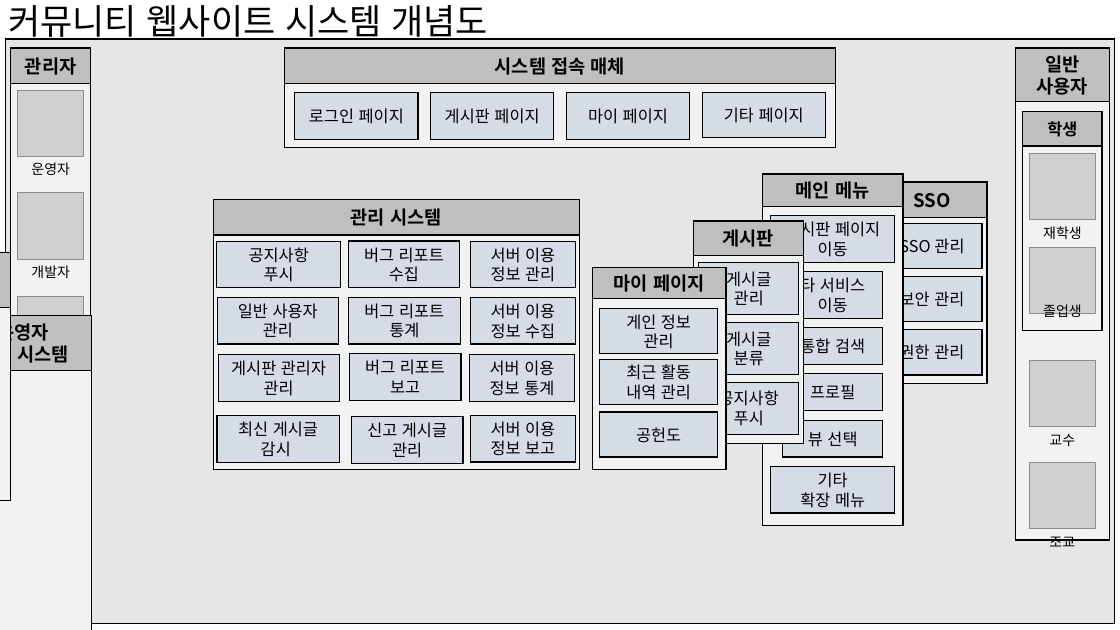
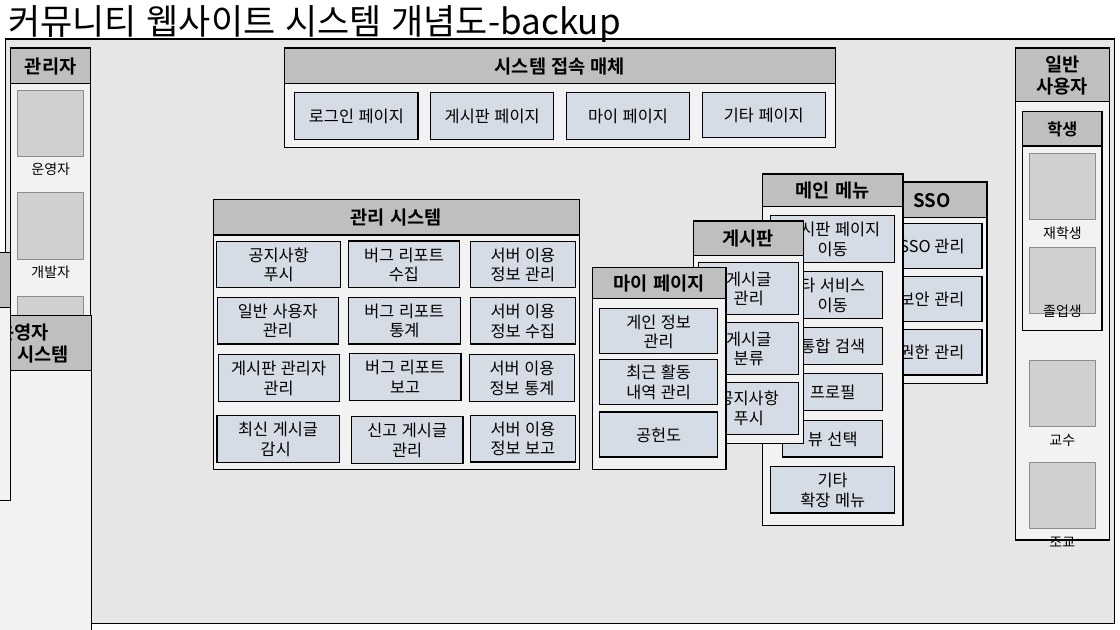
Before and after one commit to kkevin811015/MyDepartmentArchive, a slide deck: slide 9 of Documents/Requirements/service_order_client/raw/학과 커뮤니티 웹사이트 및 모바일 앱 개발 시스템 개념도.pptx (slide 6 before the commit). Drawn at 1120x630 pixels with LibreOffice and Linux fonts; fonts in the diff are those of the drawing; grey boxes stand for pictures. Boxes give left, top, right and bottom in pixels: in the first picture for what was removed or moved away, otherwise in the second. Text is boxed around its words. In the diff, an @@ line names an element or a change of style, - is before the commit and + after.

Commit message:
RFP 시스템 개념도 v0.3.1 [2023-02-08 17:55]

```diff
--- a/Documents/Requirements/service_order_client/raw/학과 커뮤니티 웹사이트 및 모바일 앱 개발 시스템 개념도.pptx
+++ b/Documents/Requirements/service_order_client/raw/학과 커뮤니티 웹사이트 및 모바일 앱 개발 시스템 개념도.pptx
@@ text at (8,5,621,42): text changed @@
-커뮤니티 웹사이트 시스템 개념도
+커뮤니티 웹사이트 시스템 개념도-backup
```
Also in this commit, not shown: 2 other slides changed, 3 slides added.
